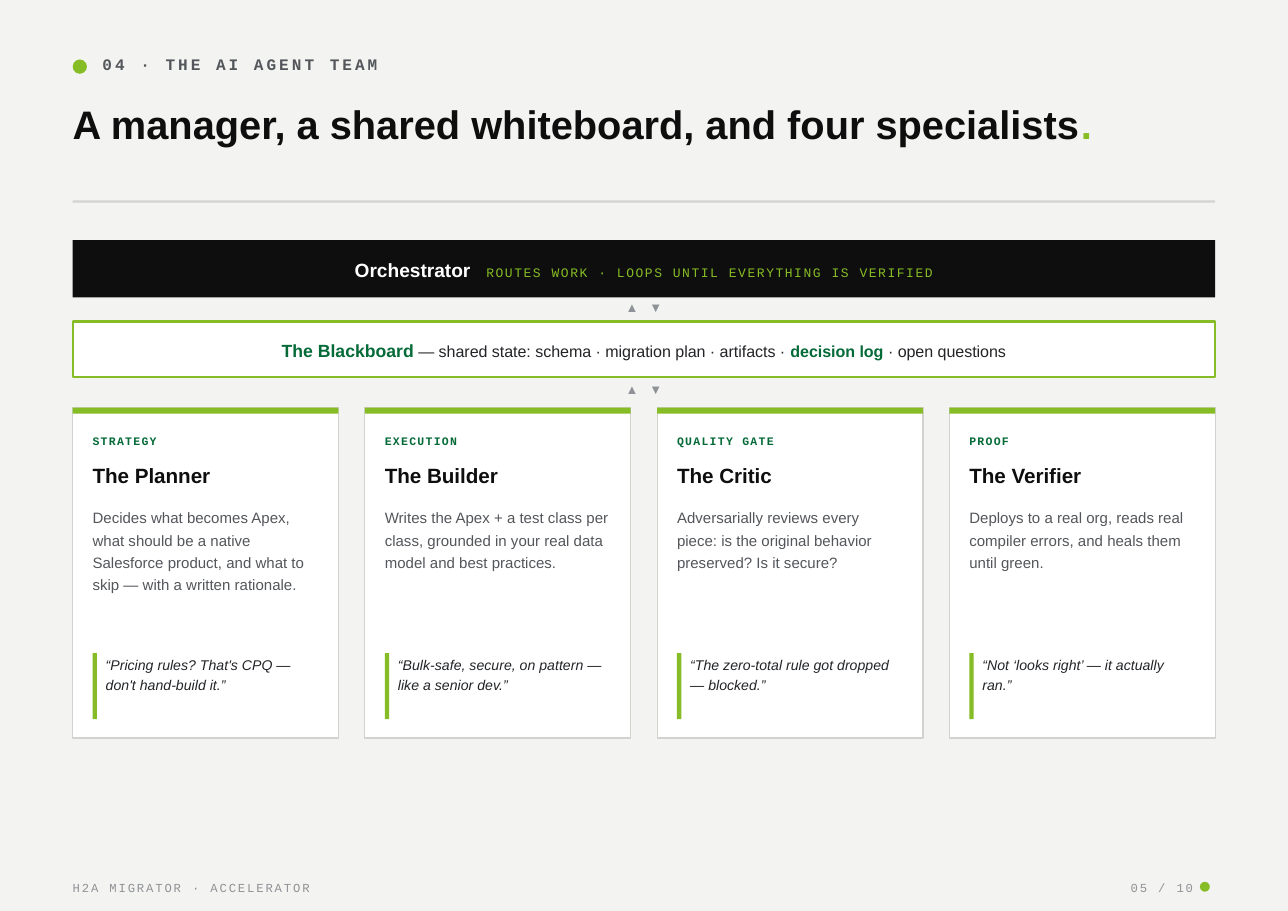
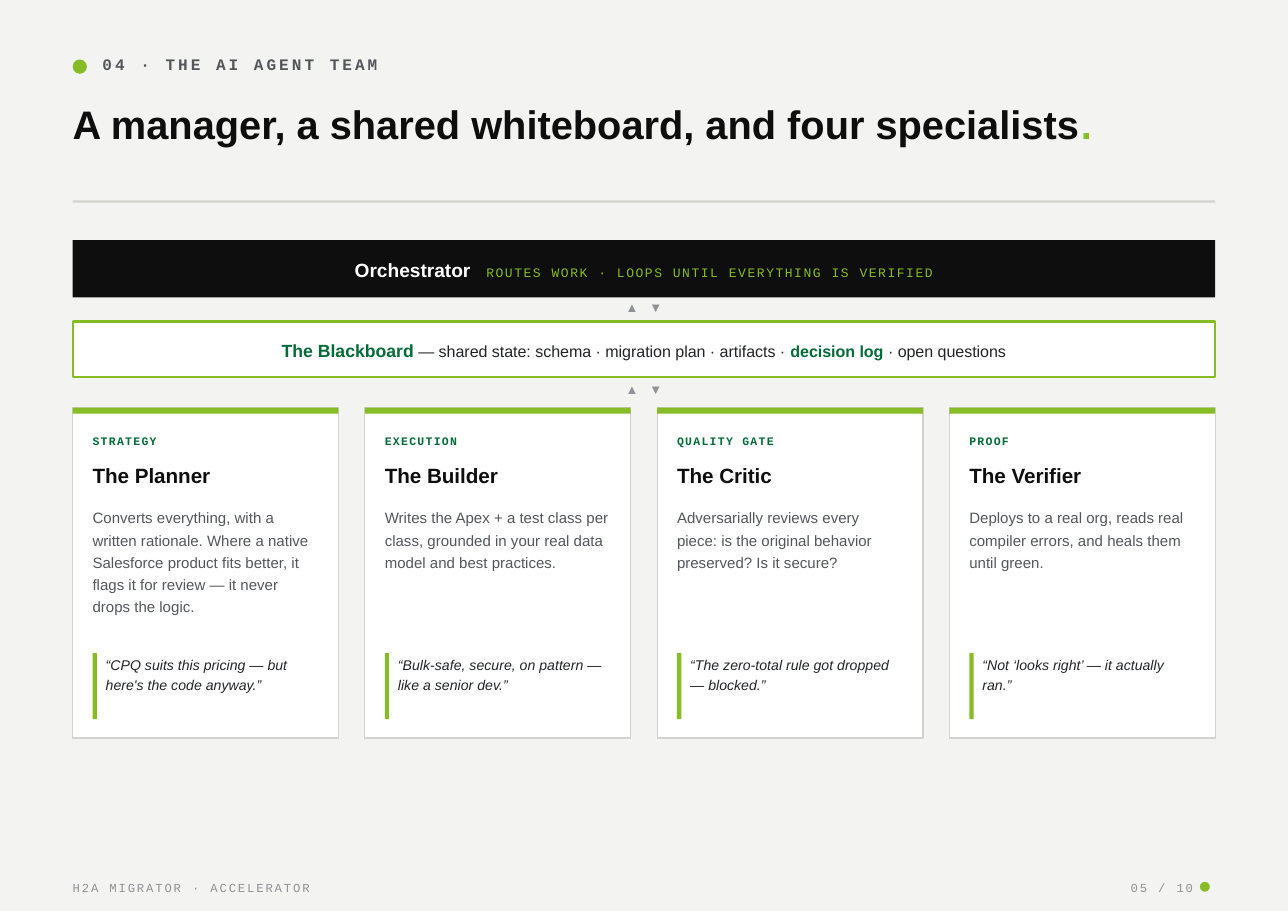
Before and after one commit to Vikaschd04/SAP_Salesforce_Migrator, a slide deck: slide 5 of docs/DEMO_DECK.pptx. Drawn at 1288x911 pixels with LibreOffice and Linux fonts; fonts in the diff are those of the drawing. Boxes give left, top, right and bottom in pixels: in the first picture for what was removed or moved away, otherwise in the second. Text is boxed around its words. In the diff, an @@ line names an element or a change of style, - is before the commit and + after.

```diff
--- a/docs/DEMO_DECK.pptx
+++ b/docs/DEMO_DECK.pptx
@@ text at (93, 512, 308, 615): text changed @@
-Decides what becomes Apex, what should be a native Salesforce product, and what to skip — with a written rationale.
+Converts everything, with a written rationale. Where a native Salesforce product fits better, it flags it for review — it never drops the logic.
@@ text at (106, 659, 288, 693): text changed @@
-“Pricing rules? That's CPQ — don't hand-build it.”
+“CPQ suits this pricing — but here's the code anyway.”
```
Also in this commit, not shown: 5 other slides changed, 5 other files.
